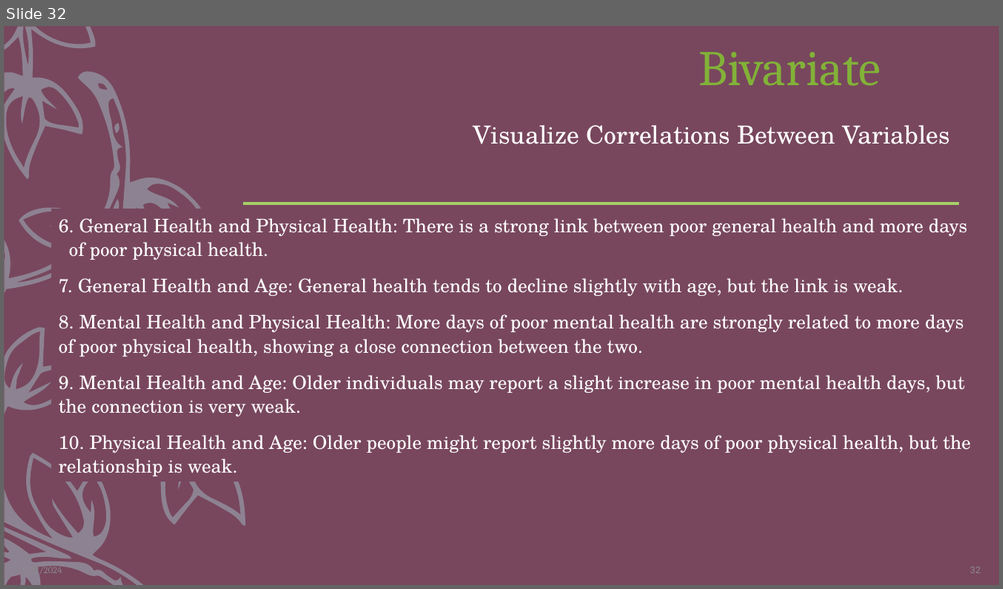
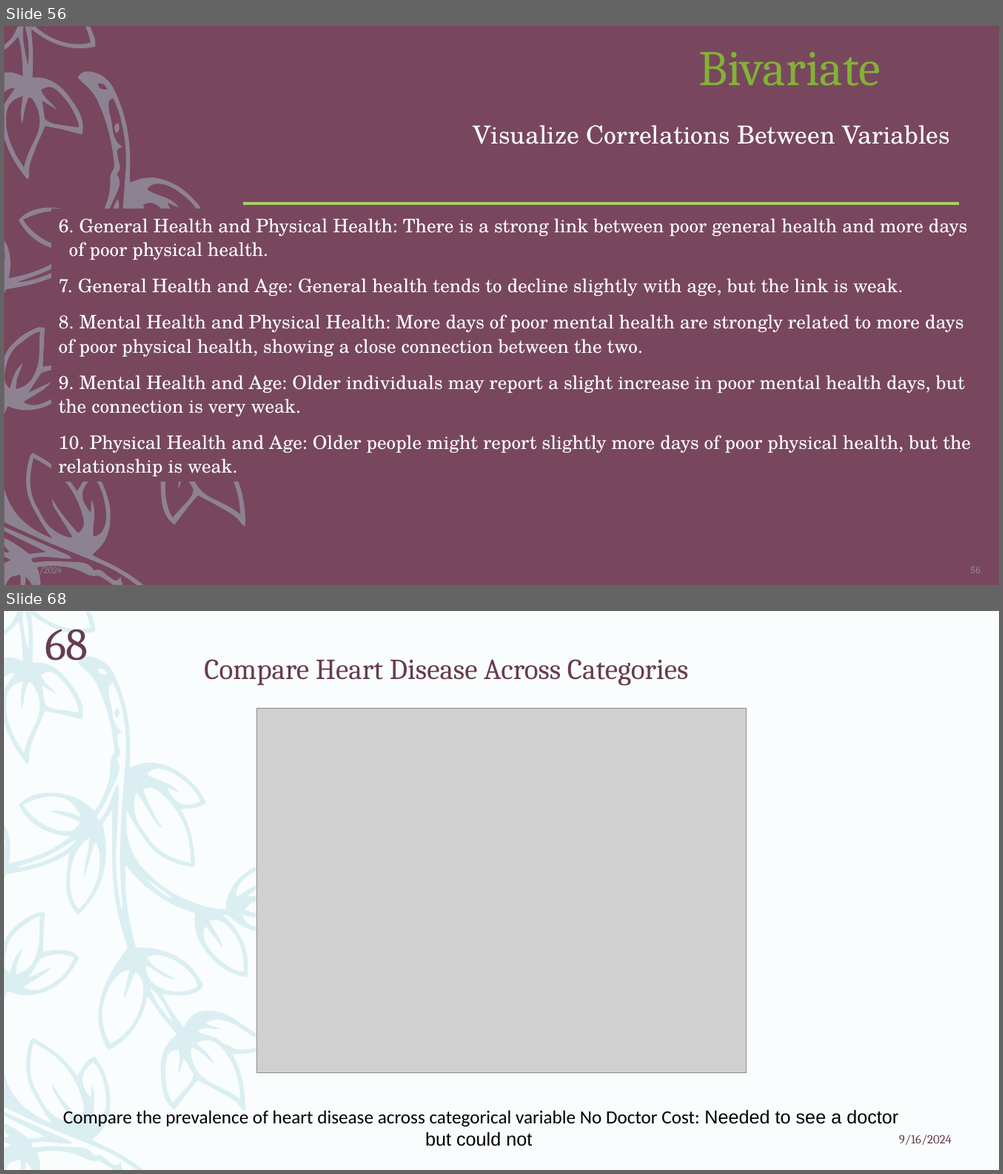
Before and after one commit to ParthiviGaikwad/Anudip, a slide deck: Mentor Mind/Problem Statement.pptx. Shown one above the other, each under a label of ours: slide 32 before the commit, slides 56 and 68 after it; the slides between them are not shown. The pictures are 1003x589 and 1003x1174 pixels, drawn with LibreOffice and Linux fonts; fonts in the diff are those of the drawing; grey boxes stand for pictures. Boxes give left, top, right and bottom in pixels: in the first picture for what was removed or moved away, otherwise in the second. Text is boxed around its words. In the diff, an @@ line names an element or a change of style, - is before the commit and + after.

```diff
--- a/Mentor Mind/Problem Statement.pptx
+++ b/Mentor Mind/Problem Statement.pptx
@@ slide 68 added at bbox=[4, 611, 999, 1170], background #FAFDFD; not listed: 1 template element that a slide beside it also shows @@
@@ page number added at bbox=[45, 629, 88, 661], 44 pt, text #663D4E @@
+68
@@ text added at bbox=[204, 659, 688, 686], 28 pt, text #663D4E @@
+Compare Heart Disease Across Categories
@@ picture added at bbox=[257, 708, 746, 1073] @@
@@ text added at bbox=[63, 1110, 898, 1147], 18 pt, text #000000 @@
+Compare the prevalence of heart disease across categorical variable No Doctor Cost: Needed to see a doctor but could not
@@ text added at bbox=[899, 1135, 951, 1145], 12 pt, text #663D4E @@
+9/16/2024
@@ what was slide 32 is now slide 56 @@
@@ page number at bbox=[970, 567, 980, 574]: text changed @@
-32
+56
```
Also in this commit, not shown: 30 other slides changed, 54 other slides added, 2 slides removed.
